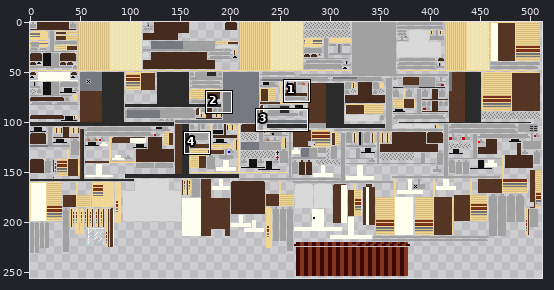
Sprite sheet: mccore/src/main/resources/assets/dkzpartspack/textures/parts/contractor_camper_bed_winnebago_manilla_bronze.png. The first picture is a wide view before the edit; the outline marks the close-up.
Close-up. Before the edit:
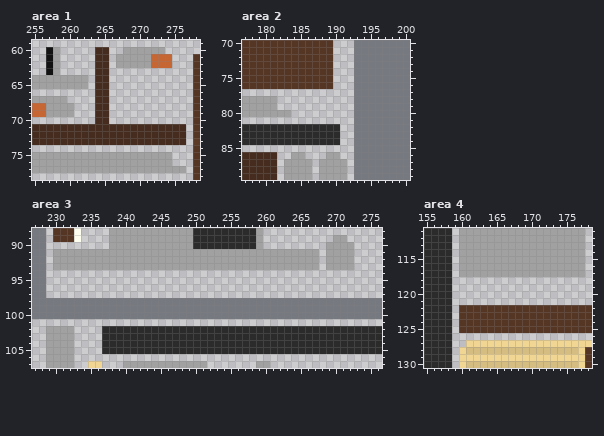
The file is 512x256 pixels. Colours within 5 levels of each other are drawn and written as one. Shown: area 1: x 255..278, y 59..78; area 2: x 177..200, y 70..89; area 3: x 227..276, y 88..107; area 4: x 155..178, y 111..130. The commit also changed other parts of the picture, which this record leaves out.
Now the later version:
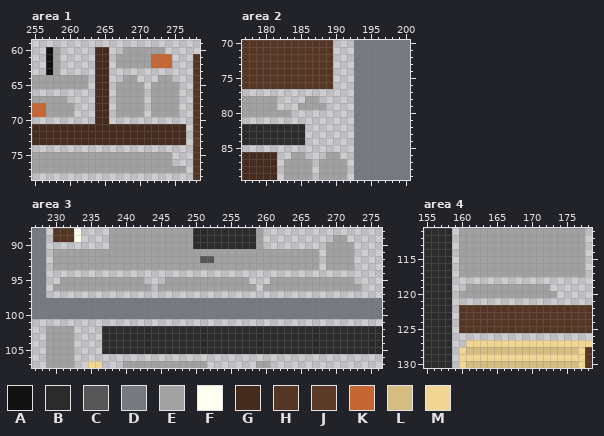
Palette (. is transparent): A #121212  B #2b2b2b  C #565656  D #767980  E #a1a1a1  F #fffff0  G #452c1f  H #553523  J #5b3a28  K #c66633  L #d5bc80  M #f1d592
Change:
Area 1:
y 64: x 268..269 .. -> EE; x 273..274 .. -> EE
y 65..69: x 267..270 .... -> EEEE; x 272..275 .... -> EEEE
Area 2:
y 78: x 186..187 .. -> EE
y 79: x 185..188 .... -> EEEE
y 82..84: x 186..190 BBBBB -> .....
Area 3:
y 92: x 251..252 EE -> CC
y 95: x 231..242 ............ -> EEEEEEEEEEEE; x 246..257 ............ -> EEEEEEEEEEEE; x 261..272 ............ -> EEEEEEEEEEEE
y 96: x 230..243 .............. -> EEEEEEEEEEEEEE; x 245..258 .............. -> EEEEEEEEEEEEEE; x 260..273 .............. -> EEEEEEEEEEEEEE
Area 4:
y 119: x 161..172 ............ -> EEEEEEEEEEEE
y 120: x 160..173 .............. -> EEEEEEEEEEEEEE
Where, in picture pixels (left, top, right, bottom), the same in both close-ups:
added: (116, 75, 179, 117)
changed: (298, 96, 340, 145)
changed: (53, 256, 361, 291)
added: (459, 284, 557, 298)
